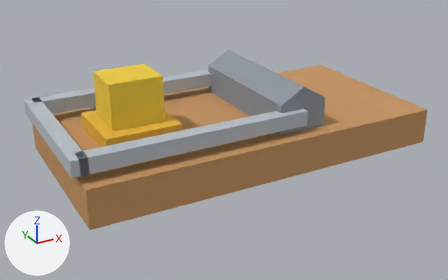
One commit to the FBX model art/fbx/mousetrap.fbx: the scene before it, then after it.
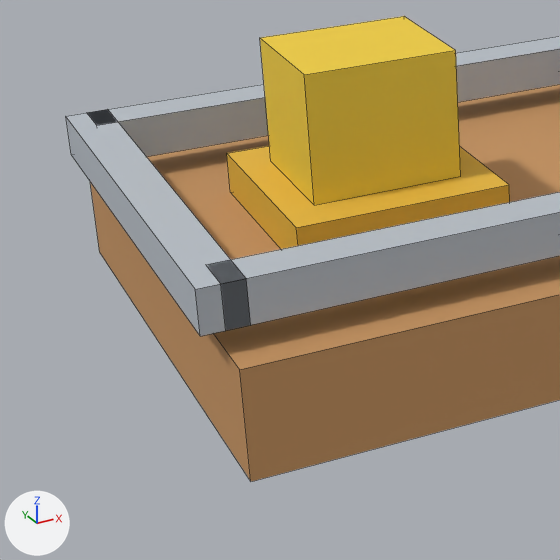
Old and new are each drawn whole from a 50 mm camera at (-0.323, -0.569, 0.293) aimed at (-0.016, -0.012, 0.014) and again close up on the part from 0% to 45% of the width and 21% to 92% of the height. Arrows for +X, +Y and +Z are at lower left; the lights stay in place. The last two pictures show the newer version. The close-ups show mesh edges as thin lines. Where no turn or scale is listed for an object, it has been applied to the vertices.

The first close-up shows 'MECH_snap', 'mousetrap'.
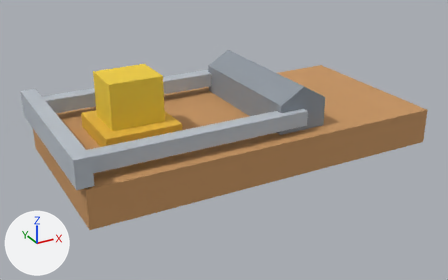
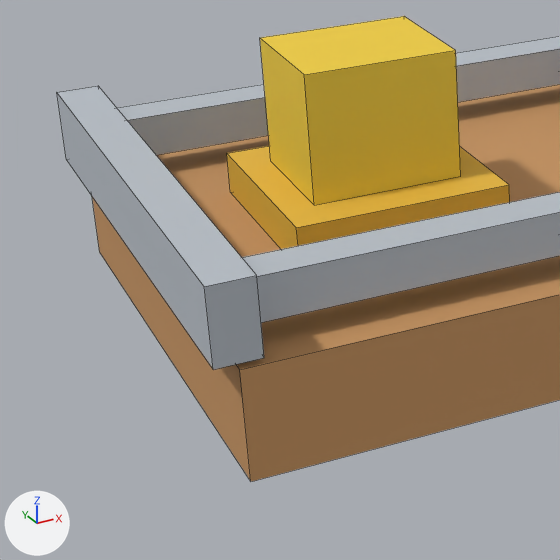
The change, as a list of edits to the scene's bpy script:
```text
Change me_mech_snap:
    used by ob_mech_snap; location = (0.04, 0.0, 0.056)
    remove me_mech_snap.from_pydata(...)  # 24 vertices, 18 faces; spans x -0.248..0.0, y -0.088..0.088, z -0.008..0.008
    add me_mech_snap.from_pydata(...)  # 24 vertices, 18 faces; spans x -0.248..0.0, y -0.1..0.1, z -0.014..0.014
    me_mech_snap part 1: the loose piece of 8 vertices spanning x -0.248..-0.232, y -0.088..0.088, z -0.008..0.008 is scaled about its middle by (1, 1.14, 1.75)
```

Where the change shows, as pixel boxes (x1, y1, x2, y2) in the close-ups (560 x 560 px; the box of a moved part takes in the faces that stretch with it):
'MECH_snap', reshaped: before (66, 36, 560, 336); after (57, 36, 560, 370)
part 1 of me_mech_snap, moved or reshaped: before (66, 109, 251, 336); after (57, 86, 264, 370)
